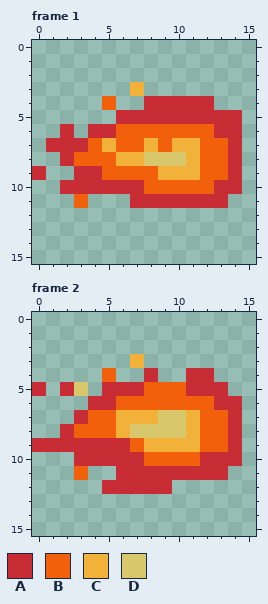
Pixel-art file -- world/attacks/fireball.aseprite. The picture above was drawn from the file before the commit.
16x16 pixels, 9 frames. Shown: frame 1, frame 2. The commit also changed other frames, which this record leaves out.
Palette (. is transparent): A #c82c34  B #f2600c  C #f2b138  D #d9c76c
Pixels before, frame 1, first column x 0:
 3 .......C.......
 4 .....B..AAAAA..
 5 ......AAAAAAAAA
 6 ..A.AABBBBBBBAA
 7 .AAABCBBCBCCBBA
 8 ..ABBBCCDDDCBBA
 9 A..AABBBBCCCBBA
10 ..AAAAAABBBBBAA
11 ...B...AAAAAAA.
Pixels before, frame 2, first column x 0:
 3 .......C.......
 4 .....B..A..AA..
 5 A.AD.AAABBBAAA.
 6 ....AABBBBBBBAA
 7 ...ABBCCCDDCBBA
 8 ..ABBBCDDDDCBBA
 9 AAAAAAABCCCCBBA
10 ...AAAAABBBBAAA
11 ...B..AAAAAAAA.
12 .....AAAAA.....
After:
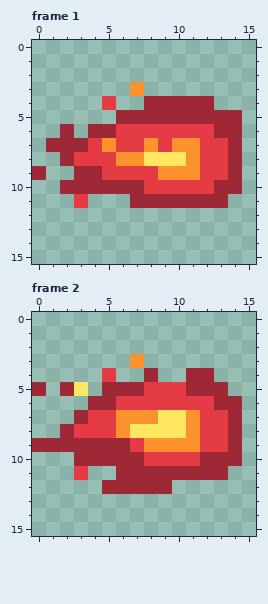
Changes in this commit:
colour A: #c82c34 -> #9e2835
colour B: #f2600c -> #e53b44
colour C: #f2b138 -> #fb922b
colour D: #d9c76c -> #ffe762
Changed places in both pictures, as pixel boxes (x1, y1, x2, y2):
changed: (32, 82, 242, 208)
changed: (32, 354, 242, 494)
